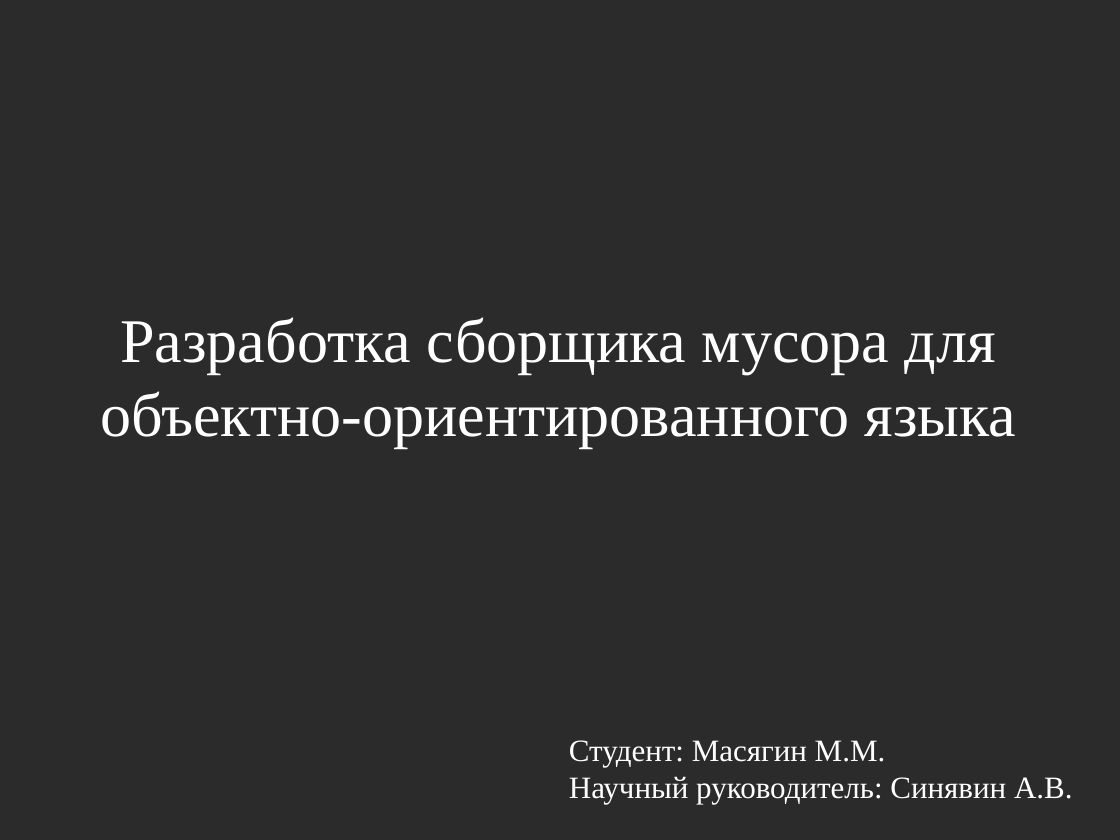
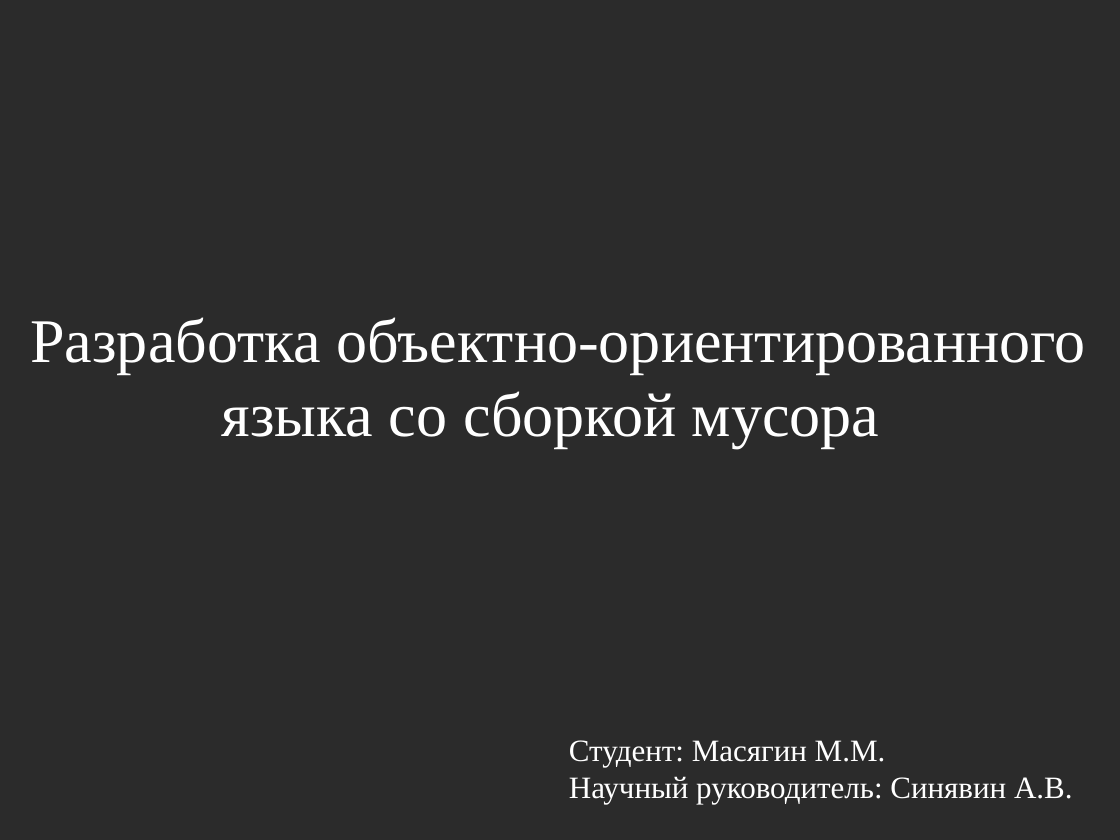
Before and after one commit to masyagin1998/GCI, a slide deck: slide 1 of docs/presentation.odp. Drawn at 1120x840 pixels with LibreOffice and Linux fonts; fonts in the diff are those of the drawing; background and template pictures are left out; a plain dark background stands for a picture behind light text. Boxes give left, top, right and bottom in pixels: in the first picture for what was removed or moved away, otherwise in the second. Text is boxed around its words. In the diff, an @@ line names an element or a change of style, - is before the commit and + after.

```diff
--- a/docs/presentation.odp
+++ b/docs/presentation.odp
@@ title at (30, 317, 1086, 449): text changed @@
-Разработка сборщика мусора для объектно-ориентированного языка
+Разработка объектно-ориентированного языка со сборкой мусора
```
Also in this commit, not shown: 4 other slides changed, 6 slides added, 7 slides removed, 38 other files.
